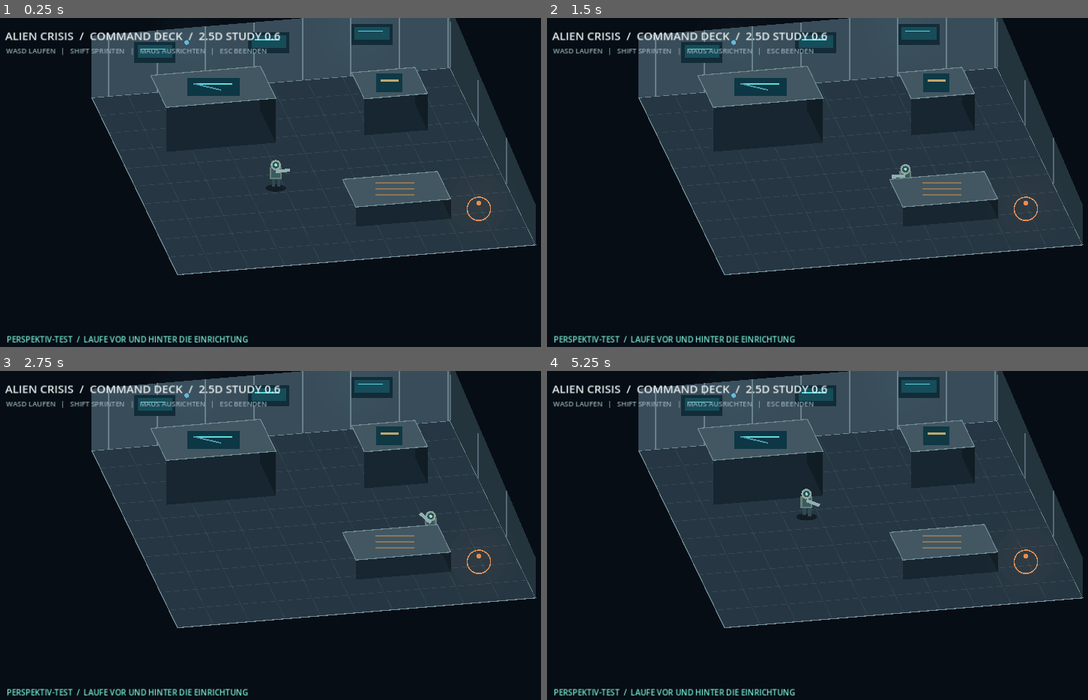
Above: before the commit, frames 1-4 (two rows, left to right).
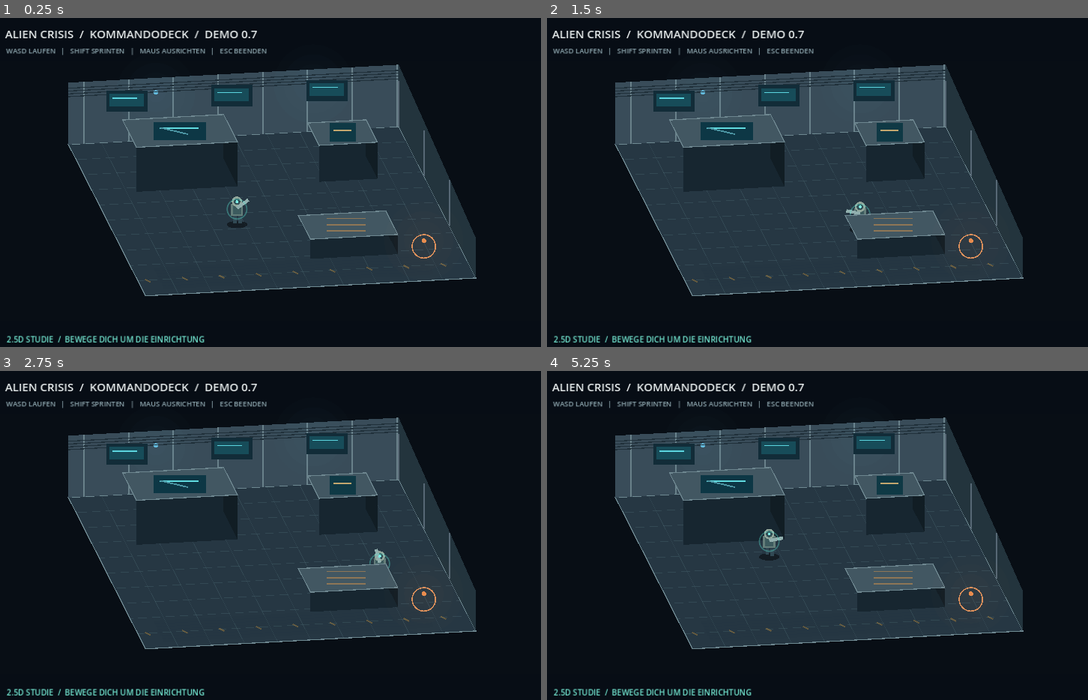
Above: after the commit, the same moments.

Repository: mihnenfeld/Project-Alien-Crisis
Game: Godot game, scene res://scenes/demo_perspective.tscn
Two runs of this game, one before a commit and one after it. Both use one fixed random seed, a clock stepped at 60 frames per second and the inputs below. This scene is started directly instead of the project's main scene.
Inputs (mouse positions are in pixels of both pictures, inside the frame that each line leads up to):
- Up to frame 1 (0.25 s): no input
- Up to frame 2 (1.5 s): tap Enter at 0.5 s; move the mouse to (968, 169) at 0.52 s; hold D (move_right) 0.53-1.28 s; tap E (interact) at 0.6 s; move the mouse to (714, 202) at 1.27 s; hold S (move_down) from 1.28 s (still down); tap Shift at 1.35 s
- Up to frame 3 (2.75 s): tap Space at 2 s; move the mouse to (346, 466) at 2.02 s; release S (move_down) at 2.03 s; hold D (move_right) from 2.03 s (still down); tap E (interact) at 2.1 s
- Up to frame 4 (5.25 s): move the mouse to (806, 607) at 2.77 s; release D (move_right) at 2.78 s; hold W (move_up) 2.78-3.53 s; tap Shift at 2.85, 4.35 s; move the mouse to (1017, 591) at 3.52 s; hold A (move_left) 3.53-5.03 s; tap E (interact) at 3.6, 5.1 s; move the mouse to (655, 489) at 4.27 s; move the mouse to (866, 538) at 5.02 s; hold S (move_down) from 5.03 s (still down)

The runs differ from the first frame. In frame 1, 37% of the frame differs, in the area x 0-100%, y 0-99%; in frame 2, 37%; in frame 3, 37%; in frame 4, 37%.

Commit message:
Demo 0.7 reframe perspective room, refine lighting and make marine more visible

Diff:
--- a/scripts/demo_perspective.gd
+++ b/scripts/demo_perspective.gd
@@ -2,6 +2,7 @@
 ## Standalone 2.5D projection study: independent walk-space, projected at an oblique angle.
 ## Geometry and characters use one shared projection; furniture occludes the marine by foot depth.
 const SPEED: float = 245.0
+const SCALE_STUDY: float = 1.0
 const SPRINT: float = 1.65
 const ROOM := Rect2(0, 0, 850, 610)
 const FURNITURE := [
@@ -19,9 +20,9 @@
     RenderingServer.set_default_clear_color(Color("#070d15"))
     var ui := CanvasLayer.new()
     add_child(ui)
-    _label(ui, Vector2(35, 20), "ALIEN CRISIS  /  COMMAND DECK  /  2.5D STUDY 0.6", 24, Color("#e9eeee"))
+    _label(ui, Vector2(35, 16), "ALIEN CRISIS  /  KOMMANDODECK  /  DEMO 0.7", 24, Color("#e9eeee"))
     _label(ui, Vector2(37, 59), "WASD LAUFEN   |   SHIFT SPRINTEN   |   MAUS AUSRICHTEN   |   ESC BEENDEN", 15, Color("#91aab2"))
-    label_status = _label(ui, Vector2(38, 674), "PERSPEKTIV-TEST  /  LAUFE VOR UND HINTER DIE EINRICHTUNG", 17, Color("#72e6d0"))
+    label_status = _label(ui, Vector2(38, 674), "2.5D STUDIE  /  BEWEGE DICH UM DIE EINRICHTUNG", 17, Color("#72e6d0"))
 
 func _label(parent: Node, pos: Vector2, caption: String, size: int, tint: Color) -> Label:
     var l := Label.new()
@@ -34,7 +35,7 @@
 
 func _project(p: Vector2) -> Vector2:
     # Affine projection gives oblique floor and visible wall faces without any external artwork.
-    return Vector2(220.0 + p.x * 0.90 + p.y * 0.30, 170.0 + p.y * 0.62 - p.x * 0.075)
+    return Vector2(170.0 + p.x * 0.83 + p.y * 0.27, 270.0 + p.y * 0.53 - p.x * 0.045)
 
 func _physics_process(delta: float) -> void:
     time_passed += delta
@@ -77,12 +78,18 @@
     draw_polyline(PackedVector2Array([a + shift, b + shift, c + shift, d + shift, a + shift]), Color("#6e8790"), 2.0)
 
 func _draw() -> void:
+    # Atmosphere behind the floor: darkened space and maintenance glow.
+    draw_rect(Rect2(0, 92, 1280, 555), Color("#080e15"))
     # The floor grid makes the oblique perspective explicit.
     _slab(ROOM, 0.0, Color("#263743"), Color("#101923"))
     for xx in range(0, 851, 85):
         draw_line(_project(Vector2(xx, 0)), _project(Vector2(xx, 610)), Color(0.48, 0.65, 0.67, 0.16), 1.0)
     for yy in range(0, 611, 61):
         draw_line(_project(Vector2(0, yy)), _project(Vector2(850, yy)), Color(0.48, 0.65, 0.67, 0.16), 1.0)
+    # Diagonal access stripes imply worn steel walk lanes.
+    for px in range(20, 800, 95):
+        var q := _project(Vector2(px, 545))
+        draw_line(q, q + Vector2(12, 6), Color(0.72, 0.54, 0.23, 0.44), 3)
     # Back wall facades rise vertically from the far edge.
     var rear_l := _project(Vector2(0, 0))
     var rear_r := _project(Vector2(850, 0))
@@ -100,6 +107,9 @@
     for i in range(3):
         var loc := _project(Vector2(850, float(i) * 200.0))
         draw_line(loc, loc + Vector2(0, -98), Color("#576875"), 3)
+    # Conduit bank and wall seams along the rear bulkhead.
+    for n in range(4):
+        draw_line(rear_l + Vector2(0, -120 + n * 6), rear_r + Vector2(0, -120 + n * 6), Color("#20303a"), 2)
     # Rear wall industrial monitors.
     for x in [150.0, 420.0, 665.0]:
         var screen := _project(Vector2(x, 0)) + Vector2(0, -86)
@@ -120,6 +130,10 @@
     _marine_25d()
     for item in objects_after:
         _furniture(item)
+    # Shadow gradients and nearby signal lighting, drawn over the floor props.
+    for i in range(7):
+        var offset := float(i) * 12.0
+        draw_line(_project(Vector2(55, 580 - offset)), _project(Vector2(750, 580 - offset)), Color(0.02, 0.06, 0.09, 0.018), 8)
     # Dynamic beacon and atmospheric light.
     _light(_project(Vector2(760, 475)) + Vector2(0, -12), Color("#e88c4e"))
     var p := _project(Vector2(760, 475))
@@ -160,6 +174,7 @@
     draw_circle(p + Vector2(0, -49), 7.0, Color("#314f56"))
     draw_line(p + Vector2(0, -35), p + Vector2(30 * cos(facing), -35 + 30 * sin(facing)), Color("#91afae"), 7.0)
     draw_circle(p + Vector2(0, -49), 3.0, Color("#7cece4"))
+    draw_arc(p + Vector2(0, -33), 21, 0.0, TAU, 32, Color(0.36, 0.93, 0.85, 0.34), 1.5, true)
 
 func draw_ellipse_shadow(p: Vector2) -> void:
     draw_set_transform(p, 0, Vector2(1.0, 0.35))
